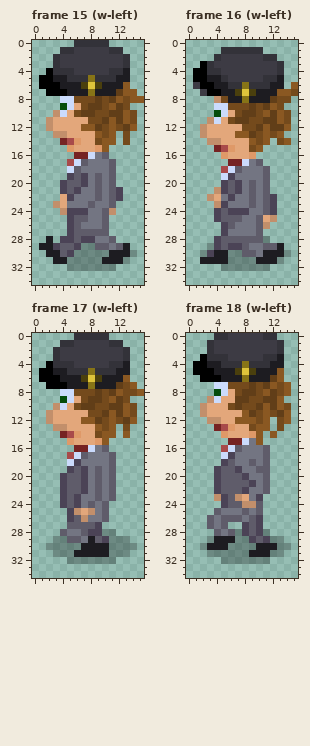
Edited in one commit: pixel-art file (art/cfe-reb.aseprite). Above, as it was before the edit.
16x35 pixels, 22 frames. Colours within 5 levels of each other are drawn and written as one. Shown: frame 15 (w-left), frame 16 (w-left), frame 17 (w-left), frame 18 (w-left). The commit also changed other frames, which this record leaves out.
The result:
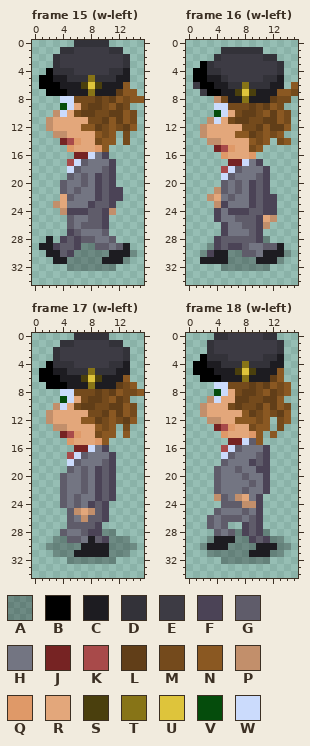
Palette (. is transparent): A #00000046  B #000000  C #1d1c21  D #333239  E #3d3b44  F #4b4356  G #5f5c6a  H #737582  J #762323  K #a84a4a  L #613e18  M #744a1c  N #8a5822  P #c28f6b  Q #df9968  R #e3a77b  S #4a3f0d  T #877417  U #dec43b  V #054c0c  W #cbdbfc
The author wrote: Proper shadows for walk-left
Edits made:
Frame 15 (w-left), layer "reb":
Colour G gives way to colour F in row 16 at x 10; in rows 17 to 18 at x 11; in rows 19 to 22 at x 9 and 11; in row 23 at x 8 and 11; in rows 24 to 26 at x 10; in row 28 at x 6.
Colour F gives way to colour G in row 19 at x 5 and 7; in row 20 at x 4 and 7; in row 21 at x 4 and 6; in row 22 at x 5; in rows 25 to 26 at x 5; in row 28 at x 5 and 7 to 8.
Colour H gives way to colour G in rows 18 to 22 at x 10; in row 23 at x 9 to 10; in rows 24 to 25 at x 8 to 9; in row 26 at x 7 to 9.
Colour G gives way to colour H in row 19 at x 6; in row 20 at x 5 to 6; in row 21 at x 5; in row 25 at x 6 to 7; in row 26 at x 6; in row 27 at x 7 to 9.
Frame 16 (w-left), layer "reb":
Colour G gives way to colour F in row 17 at x 10; in rows 18 to 19 at x 11; in rows 20 to 23 at x 9 and 11; in row 24 at x 11; in rows 25 to 28 at x 10.
Colour F gives way to colour G in row 19 at x 6; in rows 20 to 21 at x 5 and 7; in row 22 at x 6.
Colour H gives way to colour G in rows 19 to 23 at x 10; in row 24 at x 9 to 10; in rows 25 to 26 at x 8 to 9; in row 27 at x 9.
Colour G gives way to colour H in rows 20 to 21 at x 6; in row 24 at x 5; in row 25 at x 5 to 6; in row 26 at x 6.
Frame 17 (w-left), layer "reb":
Colour G gives way to colour F in row 16 at x 10; in rows 17 to 18 at x 11; in rows 19 to 23 at x 9 and 11; in row 24 at x 8 and 10; in rows 25 to 26 at x 10.
Colour F gives way to colour G in row 18 at x 6; in row 19 at x 5 and 7; in rows 20 to 22 at x 4 and 7; in rows 23 to 24 at x 4 and 6; in rows 25 to 26 at x 5.
Colour H gives way to colour G in rows 18 to 23 at x 10; in rows 24 to 25 at x 9; in row 26 at x 8 to 9.
Colour G gives way to colour H in row 19 at x 6; in rows 20 to 22 at x 5 to 6; in rows 23 to 24 at x 5; in row 26 at x 6.
Frame 18 (w-left), layer "reb":
Colour G gives way to colour F in rows 16 to 17 at x 11; in row 18 at x 9 and 11; in row 19 at x 10 to 11; in rows 20 to 22 at x 11; in rows 24 to 25 at x 10.
Colour F gives way to colour G in row 17 at x 6; in row 18 at x 5; in row 19 at x 4 and 7; in row 20 at x 4 and 8; in row 21 at x 4 and 9; in row 22 at x 4 and 8.
Colour F gives way to colour G in rows 23 to 24 at x 5.
Colour H gives way to colour G in row 15 at x 9; in rows 17 to 18 at x 10.
Colour G gives way to colour H in row 18 at x 6; in row 19 at x 5 to 6; in row 20 at x 5 to 7; in row 21 at x 5 to 8; in row 22 at x 5 to 7; in row 23 at x 6.
Boxes around the changes in both pictures, in picture pixels (x1, y1, x2, y2):
changed: (60, 152, 116, 243)
changed: (221, 159, 270, 243)
changed: (60, 445, 116, 522)
changed: (214, 438, 270, 515)
